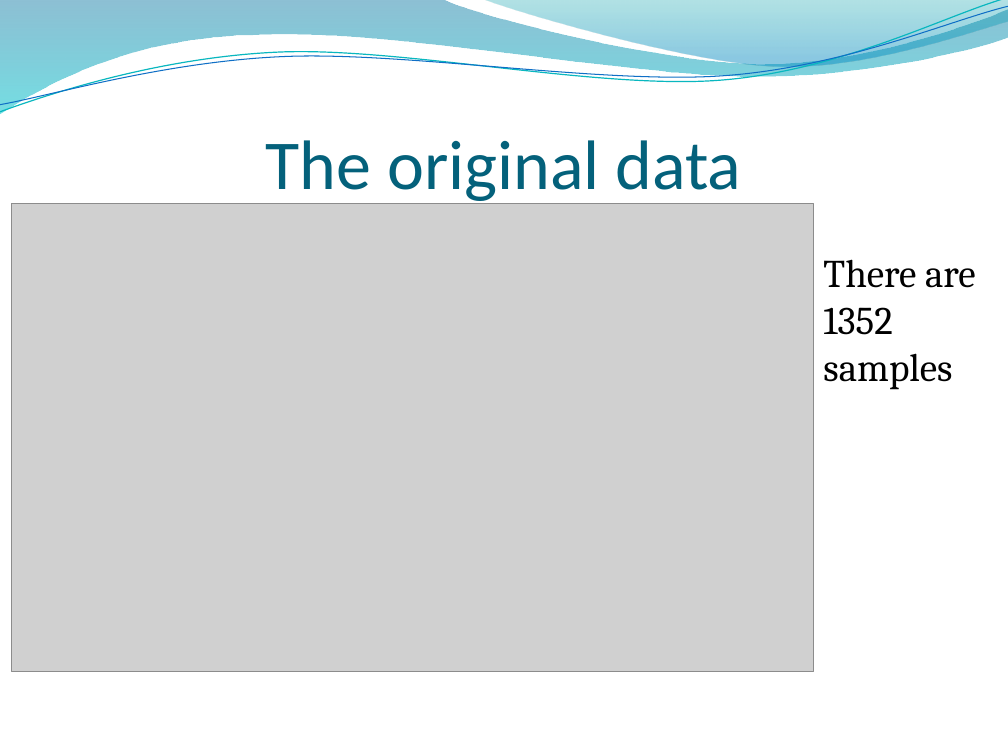
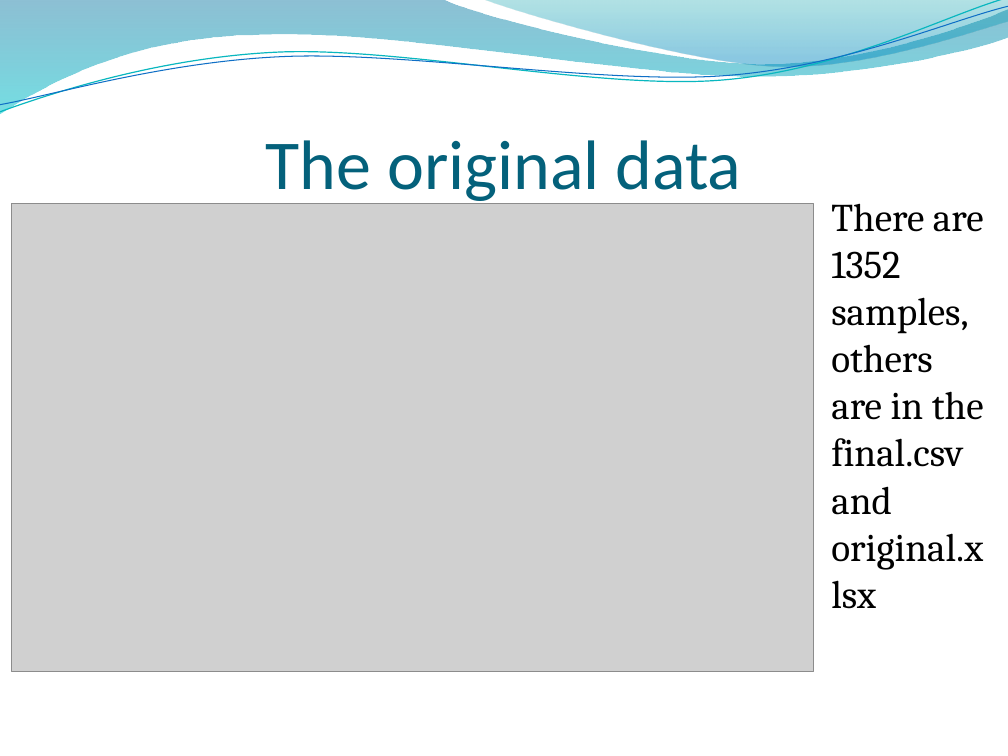
Before and after one commit to tim310579/Machine-Learning_HW, a slide deck: slide 4 of ML_fp/report.pptx. Drawn at 1008x756 pixels with LibreOffice and Linux fonts; fonts in the diff are those of the drawing; grey boxes stand for pictures; background and template pictures are left out. Boxes give left, top, right and bottom in pixels: in the first picture for what was removed or moved away, otherwise in the second. Text is boxed around its words. In the diff, an @@ line names an element or a change of style, - is before the commit and + after.

```diff
--- a/ML_fp/report.pptx
+++ b/ML_fp/report.pptx
@@ text at <box>831,203,984,570</box>: text changed @@
-There are 1352 samples
+There are 1352 samples, others are in the final.csv and original.xlsx
```
Also in this commit, not shown: 1 other slide changed.
